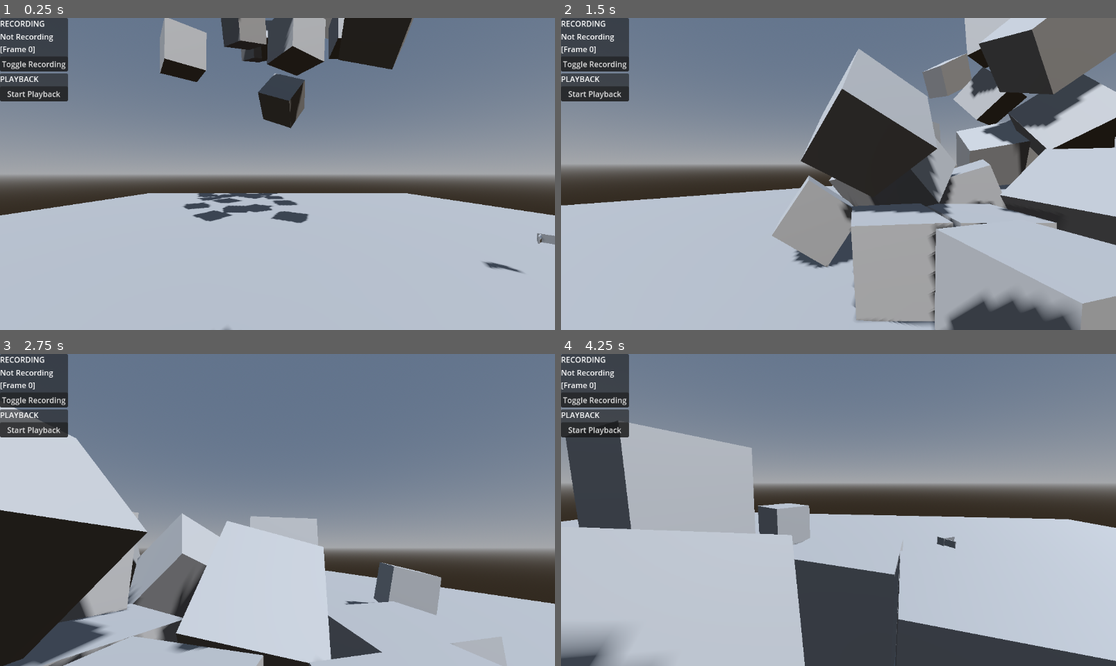
Above: before the commit, frames 1-4 (two rows, left to right).
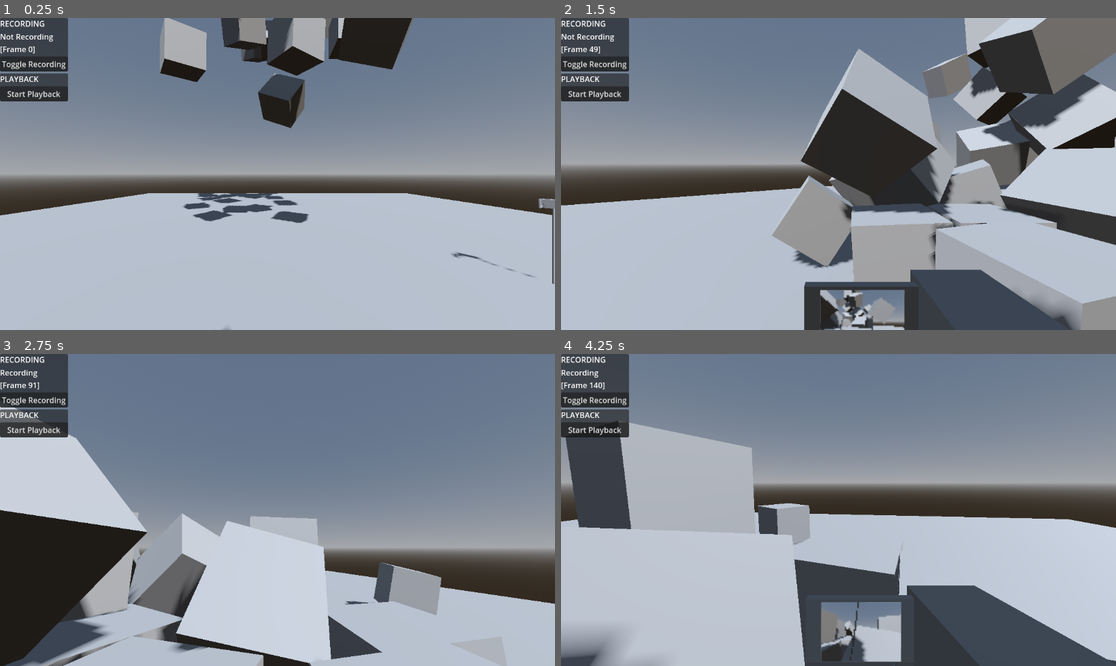
Above: after the commit, the same moments.

Repository: Brettehwarrior/fren-makes-a-movie
Game: Godot game, scene res://scenes/test/trent/state_recording/level_state_recording.tscn
Two runs of this game, one before a commit and one after it. Both use one fixed random seed, a clock stepped at 60 frames per second and the inputs below.
Inputs (mouse positions are in pixels of both pictures, inside the frame that each line leads up to):
- Up to frame 1 (0.25 s): no input
- Up to frame 2 (1.5 s): move the mouse to (866, 174) at 0.52 s; hold Right mouse button (camera_record, bound only after the com… 0.53-1.28 s; hold W (move_up) from 0.53 s (still down); tap R (camera_drop, bound only after the commit) at 0.6 s; move the mouse to (810, 174) at 1.27 s; right-click (810, 174) at 1.35 s
- Up to frame 3 (2.75 s): keep holding W (move_up); tap R (camera_drop, bound only after the commit) at 1.55, 2.1 s; move the mouse to (288, 503) at 2.02 s; hold Right mouse button (camera_record, bound only after the com… from 2.03 s (still down)
- Up to frame 4 (4.25 s): keep holding W (move_up); move the mouse to (832, 516) at 2.77 s; release Right mouse button (camera_record, bound only after the com… at 2.78 s; right-click (832, 516) at 2.85 s; tap R (camera_drop, bound only after the commit) at 3.05, 3.6 s; move the mouse to (877, 513) at 3.52 s; hold Right mouse button (camera_record, bound only after the com… from 3.53 s (still down)

The runs differ from the first frame. In frame 1, 0.4% of the frame differs, in the area x 81-100%, y 57-86%; in frame 2, 5.2%; in frame 3, 0.1%; in frame 4, 6.2%, in the area x 0-99%, y 5-99%.

Commit message:
Add camcorder tripod mechanics

Diff:
--- a/project.godot
+++ b/project.godot
@@ -62,12 +62,12 @@
 }
 look_up={
 "deadzone": 0.2,
-"events": [Object(InputEventJoypadMotion,"resource_local_to_scene":false,"resource_name":"","device":-1,"axis":3,"axis_value":-1.0,"script":null)
+"events": [Object(InputEventJoypadMotion,"resource_local_to_scene":false,"resource_name":"","device":-1,"axis":3,"axis_value":1.0,"script":null)
 ]
 }
 look_down={
 "deadzone": 0.2,
-"events": [Object(InputEventJoypadMotion,"resource_local_to_scene":false,"resource_name":"","device":-1,"axis":3,"axis_value":1.0,"script":null)
+"events": [Object(InputEventJoypadMotion,"resource_local_to_scene":false,"resource_name":"","device":-1,"axis":3,"axis_value":-1.0,"script":null)
 ]
 }
 pause={
@@ -76,6 +76,22 @@
 , Object(InputEventJoypadButton,"resource_local_to_scene":false,"resource_name":"","device":-1,"button_index":6,"pressure":0.0,"pressed":true,"script":null)
 ]
 }
+camera_record={
+"deadzone": 0.2,
+"events": [Object(InputEventMouseButton,"resource_local_to_scene":false,"resource_name":"","device":-1,"window_id":0,"alt_pressed":false,"shift_pressed":false,"ctrl_pressed":false,"meta_pressed":false,"button_mask":0,"position":Vector2(0, 0),"global_position":Vector2(0, 0),"factor":1.0,"button_index":2,"canceled":false,"pressed":false,"double_click":false,"script":null)
+, Object(InputEventJoypadMotion,"resource_local_to_scene":false,"resource_name":"","device":-1,"axis":5,"axis_value":1.0,"script":null)
+]
+}
+camera_drop={
+"deadzone": 0.2,
+"events": [Object(InputEventKey,"resource_local_to_scene":false,"resource_name":"","device":-1,"window_id":0,"alt_pressed":false,"shift_pressed":false,"ctrl_pressed":false,"meta_pressed":false,"pressed":false,"keycode":0,"physical_keycode":82,"key_label":0,"unicode":114,"location":0,"echo":false,"script":null)
+, Object(InputEventJoypadButton,"resource_local_to_scene":false,"resource_name":"","device":-1,"button_index":2,"pressure":0.0,"pressed":true,"script":null)
+]
+}
+
+[layer_names]
+
+3d_render/layer_20="Subviewport"
 
 [rendering]
 
--- a/scenes/objects/camcorder/camcorder.gd
+++ b/scenes/objects/camcorder/camcorder.gd
@@ -1,7 +1,28 @@
+class_name Camcorder
 extends Node3D
+
+@export var _follow_speed_factor : float
+
+var _follow_position_node : Node3D
+var _follow_rotation_node : Node3D
+
 
 func _ready() -> void:
 	ReplayManager.register_camera(self)
+
+
+func _process(delta: float) -> void:
+	if _follow_position_node != null:
+		position += ((_follow_position_node.global_position - position) / _follow_speed_factor) * delta
+	if _follow_rotation_node != null:
+		rotation = _follow_rotation_node.global_rotation
+
+
+func _input(event: InputEvent) -> void:
+	if event.is_action_pressed("camera_record"):
+		ReplayManager.start_recording()
+	elif event.is_action_released("camera_record"):
+		ReplayManager.stop_recording()
 
 
 func _save_state() -> Dictionary:
@@ -14,3 +35,19 @@
 func _load_state(state : Dictionary) -> void:
 	position = state.position
 	rotation = state.rotation
+
+
+func reset_follow_nodes() -> void:
+	set_follow_position_node(null)
+	set_follow_rotation_node(null)
+
+func set_follow_position_node(node : Node3D) -> void:
+	_follow_position_node = node
+
+
+func set_follow_rotation_node(node : Node3D) -> void:
+	_follow_rotation_node = node
+
+
+func is_held() -> bool:
+	return _follow_position_node != null
--- a/scenes/objects/camcorder/camcorder.tscn
+++ b/scenes/objects/camcorder/camcorder.tscn
@@ -1,28 +1,43 @@
-[gd_scene load_steps=3 format=3 uid="uid://cu7ubi8clos5r"]
+[gd_scene load_steps=5 format=3 uid="uid://cu7ubi8clos5r"]
 
 [ext_resource type="Script" uid="uid://rcl7uvpdhcbb" path="res://scenes/objects/camcorder/camcorder.gd" id="1_aa2of"]
+[ext_resource type="Script" uid="uid://dvkql0y4ma8qm" path="res://scenes/objects/character/fren/smooth_follow.gd" id="2_fv2dh"]
 
 [sub_resource type="ViewportTexture" id="ViewportTexture_cfngs"]
 viewport_path = NodePath("SubViewport")
 
+[sub_resource type="CylinderMesh" id="CylinderMesh_aa2of"]
+
 [node name="Camcorder" type="Node3D" groups=["replayable"]]
 script = ExtResource("1_aa2of")
+_follow_speed_factor = 0.02
 
 [node name="Model" type="Node3D" parent="."]
 
 [node name="CSGBox3D" type="CSGBox3D" parent="Model"]
-transform = Transform3D(2.54444, 0, 0, 0, 2.54444, 0, 0, 0, 2.54444, 0.0523022, 7.67132e-09, 0.115285)
+transform = Transform3D(2.54444, 0, 0, 0, 2.54444, 0, 0, 0, 2.54444, 0.00078823, 7.67132e-09, 0.115285)
 size = Vector3(0.05, 0.05, 0.1)
 
 [node name="CSGBox3D2" type="CSGBox3D" parent="Model"]
-transform = Transform3D(2.54444, 0, 0, 0, 2.54444, 0, 0, 0, 2.54444, -0.0515327, 7.67132e-09, 0.0181914)
+transform = Transform3D(2.54444, 0, 0, 0, 2.54444, 0, 0, 0, 2.54444, -0.103047, 7.67132e-09, 0.0181914)
 size = Vector3(0.113867, 0.0427246, 0.00561523)
 
 [node name="Sprite3D" type="Sprite3D" parent="Model"]
-transform = Transform3D(0.211464, 0, 0, 0, 0.211464, 0, 0, 0, 0.211464, -0.102364, -3.02438e-08, 0.0286386)
+transform = Transform3D(0.211464, 0, 0, 0, 0.211464, 0, 0, 0, 0.211464, -0.153878, -3.02438e-08, 0.0286386)
+layers = 524288
 texture = SubResource("ViewportTexture_cfngs")
+
+[node name="Tripod" type="Node3D" parent="."]
+
+[node name="MeshInstance3D" type="MeshInstance3D" parent="Tripod"]
+transform = Transform3D(0.0298916, 0, 0, 0, 0.592619, 0, 0, 0, 0.0313932, 0, -0.639658, 0.121318)
+mesh = SubResource("CylinderMesh_aa2of")
 
 [node name="SubViewport" type="SubViewport" parent="."]
 size = Vector2i(64, 48)
 
-[node name="Camera3D" type="Camera3D" parent="SubViewport"]
+[node name="Camera3D" type="Camera3D" parent="SubViewport" node_paths=PackedStringArray("follow_target")]
+cull_mask = 524287
+script = ExtResource("2_fv2dh")
+follow_target = NodePath("../..")
+speed_factor = 0.02
--- a/scenes/objects/character/fren/fren.gd
+++ b/scenes/objects/character/fren/fren.gd
@@ -1,12 +1,16 @@
 extends CharacterBody3D
 
 @export var input : PlayerInput
+@export var camcorder_hold_position : Node3D
 @export var camera_pivot : Node3D
 @export var camera : Node3D
 @export var walk_acceleration : float
 @export var max_walk_speed : float
 @export_range(0, 1) var walk_friction : float
 @export var rigid_body_push_force : float
+
+# TODO: Get Camcorder in smarter way
+@export var camcorder : Camcorder
 
 var _velocity : Vector3
 
@@ -29,6 +33,16 @@
 	if ReplayManager.is_playing_back():
 		return
 
+	_process_camera(delta)
+
+	if input.is_camera_drop_button_just_presed():
+		if camcorder.is_held():
+			camcorder.reset_follow_nodes()
+		else:
+			camcorder.set_follow_position_node(camcorder_hold_position)
+			camcorder.set_follow_rotation_node(camera)
+
+func _process_camera (delta : float) -> void:
 	var look_input : Vector2 = input.get_look_input()
 	rotate_y(-look_input.x * delta)
 	camera_pivot.rotation.y = rotation.y
@@ -42,9 +56,7 @@
 		return
 
 	_process_horizontal_velocity(delta)
-
 	move_and_slide()
-
 	_push_rigid_bodies()
 
 func _process_horizontal_velocity(delta : float) -> void:
--- a/scenes/objects/character/fren/fren.tscn
+++ b/scenes/objects/character/fren/fren.tscn
@@ -8,15 +8,19 @@
 
 [sub_resource type="CapsuleShape3D" id="CapsuleShape3D_apg5y"]
 
-[node name="Fren" type="CharacterBody3D" node_paths=PackedStringArray("input", "camera_pivot", "camera") groups=["replayable"]]
+[node name="Fren" type="CharacterBody3D" node_paths=PackedStringArray("input", "camcorder_hold_position", "camera_pivot", "camera") groups=["replayable"]]
 script = ExtResource("1_vfnkm")
 input = NodePath("PlayerInput")
+camcorder_hold_position = NodePath("CamcorderHoldPoint")
 camera_pivot = NodePath("CameraPivot")
 camera = NodePath("CameraPivot/Camera3D")
 walk_acceleration = 700.0
 max_walk_speed = 5000.0
 walk_friction = 0.95
 rigid_body_push_force = 1.0
+
+[node name="CamcorderHoldPoint" type="Node3D" parent="."]
+transform = Transform3D(1, 0, 0, 0, 1, 0, 0, 0, 1, 0.192225, 0.342761, -0.342329)
 
 [node name="CameraFollowPoint" type="Node3D" parent="."]
 transform = Transform3D(1, 0, 0, 0, 1, 0, 0, 0, 1, 0, 0.596922, 0)
--- a/scenes/objects/character/fren/player_input.gd
+++ b/scenes/objects/character/fren/player_input.gd
@@ -35,3 +35,7 @@
 		return controller_look_input
 
 	return _mouse_input * mouse_sensitivity
+
+
+func is_camera_drop_button_just_presed() -> bool:
+	return Input.is_action_just_pressed("camera_drop")
--- a/scenes/test/trent/state_recording/level_state_recording.tscn
+++ b/scenes/test/trent/state_recording/level_state_recording.tscn
@@ -142,8 +142,9 @@
 [node name="RigidBodyCube32" parent="Rigidbodies" instance=ExtResource("3_oty8r")]
 transform = Transform3D(-0.487969, -0.0591418, 0.870855, -0.848124, 0.267964, -0.457034, -0.206328, -0.961612, -0.180918, -0.362982, 11.9492, 1.95483)
 
-[node name="Camcorder" parent="Rigidbodies" instance=ExtResource("4_x5xwp")]
-transform = Transform3D(0.846193, 0, 0.532876, 0, 1, 0, -0.532876, 0, 0.846193, 3.99712, 1.15126, 3.15825)
+[node name="Camcorder" parent="." instance=ExtResource("4_x5xwp")]
+transform = Transform3D(0.846193, 0, 0.532876, 0, 1, 0, -0.532876, 0, 0.846193, 4.02098, 1.67915, 3.15825)
 
-[node name="Fren" parent="." instance=ExtResource("5_72qkf")]
+[node name="Fren" parent="." node_paths=PackedStringArray("camcorder") instance=ExtResource("5_72qkf")]
 transform = Transform3D(1, 0, 0, 0, 1, 0, 0, 0, 1, 0, 1.52577, 6.27013)
+camcorder = NodePath("../Camcorder")
